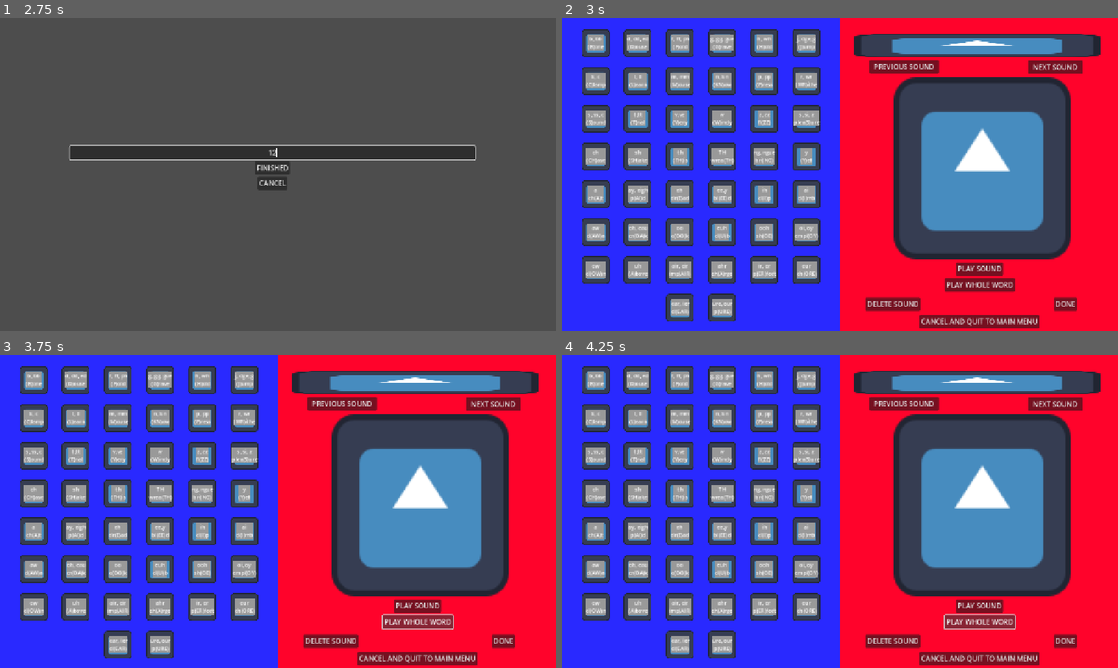
Above: before the commit, frames 1-4 (two rows, left to right).
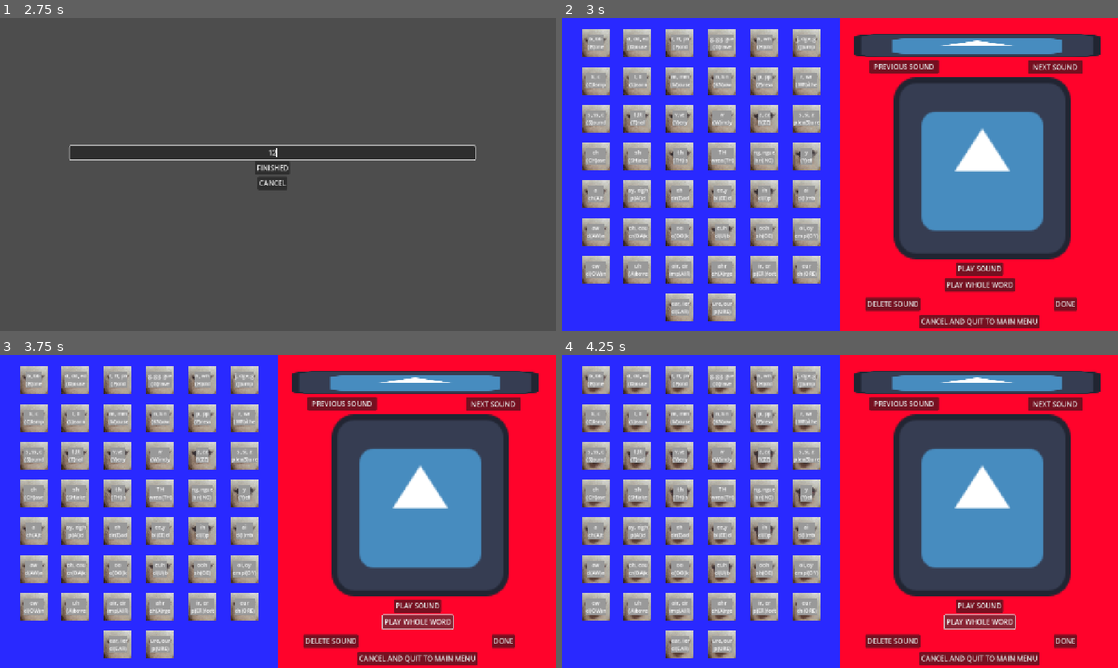
Above: after the commit, the same moments.

Repository: sym-z/phonetic-hangman
Game: Godot game, scene res://scenes/main_menu/main_menu.tscn
Same seed, same stepped clock (60 frames per second), same inputs: the game is played once before the commit and once after it. The project has no main scene, so this scene is started directly. The engine's default icon, where the game draws it, is replaced by a stand-in: a white triangle on a blue panel in a dark square. Sound files missing from this copy of the repository are replaced by a short silence.
Inputs (mouse positions are in pixels of both pictures, inside the frame that each line leads up to):
- Up to frame 1 (2.75 s): click "Decode A Random Message" at 0.5 s; click "Encode A Message" at 1.25 s; click (272, 152) at 2.02 s; type "12" at 2.1 s
- Up to frame 2 (3 s): click "FINISHED" at 2.75 s
- Up to frame 3 (3.75 s): click "PLAY WHOLE WORD" at 3.5 s
- Up to frame 4 (4.25 s): no input

Frame 1 is identical in both runs. In frame 2, 12% of the frame differs, in the area x 3-47%, y 3-97%; in frame 3, 12%; in frame 4, 12%.

Commit message:
SpriteFrame Framework, better window scaling

Diff:
--- /dev/null
+++ b/src/assets/sprite_frames/0-B.tres
@@ -0,0 +1,193 @@
+[gd_resource type="SpriteFrames" load_steps=28 format=3 uid="uid://lwhg6aa22q0b"]
+
+[ext_resource type="Texture2D" uid="uid://c2ujlbxsjyk4w" path="res://assets/0-B-Sheet.png" id="1_7fm8y"]
+
+[sub_resource type="AtlasTexture" id="AtlasTexture_eacn2"]
+atlas = ExtResource("1_7fm8y")
+region = Rect2(0, 0, 323, 225)
+
+[sub_resource type="AtlasTexture" id="AtlasTexture_181jr"]
+atlas = ExtResource("1_7fm8y")
+region = Rect2(323, 0, 323, 225)
+
+[sub_resource type="AtlasTexture" id="AtlasTexture_pmfrk"]
+atlas = ExtResource("1_7fm8y")
+region = Rect2(646, 0, 323, 225)
+
+[sub_resource type="AtlasTexture" id="AtlasTexture_7tkgr"]
+atlas = ExtResource("1_7fm8y")
+region = Rect2(969, 0, 323, 225)
+
+[sub_resource type="AtlasTexture" id="AtlasTexture_xw3hh"]
+atlas = ExtResource("1_7fm8y")
+region = Rect2(1292, 0, 323, 225)
+
+[sub_resource type="AtlasTexture" id="AtlasTexture_eynje"]
+atlas = ExtResource("1_7fm8y")
+region = Rect2(1615, 0, 323, 225)
+
+[sub_resource type="AtlasTexture" id="AtlasTexture_ox01a"]
+atlas = ExtResource("1_7fm8y")
+region = Rect2(1938, 0, 323, 225)
+
+[sub_resource type="AtlasTexture" id="AtlasTexture_pknpo"]
+atlas = ExtResource("1_7fm8y")
+region = Rect2(2261, 0, 323, 225)
+
+[sub_resource type="AtlasTexture" id="AtlasTexture_yo361"]
+atlas = ExtResource("1_7fm8y")
+region = Rect2(2584, 0, 323, 225)
+
+[sub_resource type="AtlasTexture" id="AtlasTexture_po6u5"]
+atlas = ExtResource("1_7fm8y")
+region = Rect2(2907, 0, 323, 225)
+
+[sub_resource type="AtlasTexture" id="AtlasTexture_luq11"]
+atlas = ExtResource("1_7fm8y")
+region = Rect2(3230, 0, 323, 225)
+
+[sub_resource type="AtlasTexture" id="AtlasTexture_kx42w"]
+atlas = ExtResource("1_7fm8y")
+region = Rect2(3553, 0, 323, 225)
+
+[sub_resource type="AtlasTexture" id="AtlasTexture_narpp"]
+atlas = ExtResource("1_7fm8y")
+region = Rect2(3876, 0, 323, 225)
+
+[sub_resource type="AtlasTexture" id="AtlasTexture_j2qnk"]
+atlas = ExtResource("1_7fm8y")
+region = Rect2(4199, 0, 323, 225)
+
+[sub_resource type="AtlasTexture" id="AtlasTexture_s5ewu"]
+atlas = ExtResource("1_7fm8y")
+region = Rect2(4522, 0, 323, 225)
+
+[sub_resource type="AtlasTexture" id="AtlasTexture_3iir8"]
+atlas = ExtResource("1_7fm8y")
+region = Rect2(4845, 0, 323, 225)
+
+[sub_resource type="AtlasTexture" id="AtlasTexture_asehs"]
+atlas = ExtResource("1_7fm8y")
+region = Rect2(5168, 0, 323, 225)
+
+[sub_resource type="AtlasTexture" id="AtlasTexture_6mr84"]
+atlas = ExtResource("1_7fm8y")
+region = Rect2(5491, 0, 323, 225)
+
+[sub_resource type="AtlasTexture" id="AtlasTexture_h6dtn"]
+atlas = ExtResource("1_7fm8y")
+region = Rect2(5814, 0, 323, 225)
+
+[sub_resource type="AtlasTexture" id="AtlasTexture_ktkiu"]
+atlas = ExtResource("1_7fm8y")
+region = Rect2(6137, 0, 323, 225)
+
+[sub_resource type="AtlasTexture" id="AtlasTexture_4umgj"]
+atlas = ExtResource("1_7fm8y")
+region = Rect2(6460, 0, 323, 225)
+
+[sub_resource type="AtlasTexture" id="AtlasTexture_m2gwk"]
+atlas = ExtResource("1_7fm8y")
+region = Rect2(6783, 0, 323, 225)
+
+[sub_resource type="AtlasTexture" id="AtlasTexture_3nfc6"]
+atlas = ExtResource("1_7fm8y")
+region = Rect2(7106, 0, 323, 225)
+
+[sub_resource type="AtlasTexture" id="AtlasTexture_qb3p4"]
+atlas = ExtResource("1_7fm8y")
+region = Rect2(7429, 0, 323, 225)
+
+[sub_resource type="AtlasTexture" id="AtlasTexture_xxieq"]
+atlas = ExtResource("1_7fm8y")
+region = Rect2(7752, 0, 323, 225)
+
+[sub_resource type="AtlasTexture" id="AtlasTexture_ts6gr"]
+atlas = ExtResource("1_7fm8y")
+region = Rect2(8075, 0, 323, 225)
+
+[resource]
+animations = [{
+"frames": [{
+"duration": 1.0,
+"texture": SubResource("AtlasTexture_eacn2")
+}, {
+"duration": 1.0,
+"texture": SubResource("AtlasTexture_181jr")
+}, {
+"duration": 1.0,
+"texture": SubResource("AtlasTexture_pmfrk")
+}, {
+"duration": 1.0,
+"texture": SubResource("AtlasTexture_7tkgr")
+}, {
+"duration": 1.0,
+"texture": SubResource("AtlasTexture_xw3hh")
+}, {
+"duration": 1.0,
+"texture": SubResource("AtlasTexture_eynje")
+}, {
+"duration": 1.0,
+"texture": SubResource("AtlasTexture_ox01a")
+}, {
+"duration": 1.0,
+"texture": SubResource("AtlasTexture_pknpo")
+}, {
+"duration": 1.0,
+"texture": SubResource("AtlasTexture_yo361")
+}, {
+"duration": 1.0,
+"texture": SubResource("AtlasTexture_po6u5")
+}, {
+"duration": 1.0,
+"texture": SubResource("AtlasTexture_luq11")
+}, {
+"duration": 1.0,
+"texture": SubResource("AtlasTexture_kx42w")
+}, {
+"duration": 1.0,
+"texture": SubResource("AtlasTexture_narpp")
+}, {
+"duration": 1.0,
+"texture": SubResource("AtlasTexture_j2qnk")
+}, {
+"duration": 1.0,
+"texture": SubResource("AtlasTexture_s5ewu")
+}, {
+"duration": 1.0,
+"texture": SubResource("AtlasTexture_3iir8")
+}, {
+"duration": 1.0,
+"texture": SubResource("AtlasTexture_asehs")
+}, {
+"duration": 1.0,
+"texture": SubResource("AtlasTexture_6mr84")
+}, {
+"duration": 1.0,
+"texture": SubResource("AtlasTexture_h6dtn")
+}, {
+"duration": 1.0,
+"texture": SubResource("AtlasTexture_ktkiu")
+}, {
+"duration": 1.0,
+"texture": SubResource("AtlasTexture_4umgj")
+}, {
+"duration": 1.0,
+"texture": SubResource("AtlasTexture_m2gwk")
+}, {
+"duration": 1.0,
+"texture": SubResource("AtlasTexture_3nfc6")
+}, {
+"duration": 1.0,
+"texture": SubResource("AtlasTexture_qb3p4")
+}, {
+"duration": 1.0,
+"texture": SubResource("AtlasTexture_xxieq")
+}, {
+"duration": 1.0,
+"texture": SubResource("AtlasTexture_ts6gr")
+}],
+"loop": true,
+"name": &"default",
+"speed": 5.0
+}]
--- a/src/globals/libraries.gd
+++ b/src/globals/libraries.gd
@@ -141,49 +141,49 @@
 	42 : "cl(EAR)",
 	43 : "p(URE)",
 }
-var frame_lib : Dictionary[int,Array] = {
-	0 : [],
-	1 : [],
-	2 : [],
-	3 : [],
-	4 : [],
-	5 : [],
-	6 : [],
-	7 : [],
-	8 : [],
-	9 : [],
-	10 : [],
-	11 : [],
-	12 : [],
-	13 : [],
-	14 : [],
-	15 : [],
-	16 : [],
-	17 : [],
-	18 : [],
-	19 : [],
-	20 : [],
-	21 : [],
-	22 : [],
-	23 : [],
-	24 : [],
-	25 : [],
-	26 : [],
-	27 : [],
-	28 : [],
-	29 : [],
-	30 : [],
-	31 : [],
-	32 : [],
-	33 : [],
-	34 : [],
-	35 : [],
-	36 : [],
-	37 : [],
-	38 : [],
-	39 : [],
-	40 : [],
-	41 : [],
-	42 : [],
-	43 : [],
+var frame_lib : Dictionary[int,SpriteFrames] = {
+	0 : preload("res://assets/sprite_frames/0-B.tres"),
+	1 : preload("res://assets/sprite_frames/0-B.tres"),
+	2 : preload("res://assets/sprite_frames/0-B.tres"),
+	3 : preload("res://assets/sprite_frames/0-B.tres"),
+	4 : preload("res://assets/sprite_frames/0-B.tres"),
+	5 : preload("res://assets/sprite_frames/0-B.tres"),
+	6 : preload("res://assets/sprite_frames/0-B.tres"),
+	7 : preload("res://assets/sprite_frames/0-B.tres"),
+	8 : preload("res://assets/sprite_frames/0-B.tres"),
+	9 : preload("res://assets/sprite_frames/0-B.tres"),
+	10 : preload("res://assets/sprite_frames/0-B.tres"),
+	11 : preload("res://assets/sprite_frames/0-B.tres"),
+	12 : preload("res://assets/sprite_frames/0-B.tres"),
+	13 : preload("res://assets/sprite_frames/0-B.tres"),
+	14 : preload("res://assets/sprite_frames/0-B.tres"),
+	15 : preload("res://assets/sprite_frames/0-B.tres"),
+	16 : preload("res://assets/sprite_frames/0-B.tres"),
+	17 : preload("res://assets/sprite_frames/0-B.tres"),
+	18 : preload("res://assets/sprite_frames/0-B.tres"),
+	19 : preload("res://assets/sprite_frames/0-B.tres"),
+	20 : preload("res://assets/sprite_frames/0-B.tres"),
+	21 : preload("res://assets/sprite_frames/0-B.tres"),
+	22 : preload("res://assets/sprite_frames/0-B.tres"),
+	23 : preload("res://assets/sprite_frames/0-B.tres"),
+	24 : preload("res://assets/sprite_frames/0-B.tres"),
+	25 : preload("res://assets/sprite_frames/0-B.tres"),
+	26 : preload("res://assets/sprite_frames/0-B.tres"),
+	27 : preload("res://assets/sprite_frames/0-B.tres"),
+	28 : preload("res://assets/sprite_frames/0-B.tres"),
+	29 : preload("res://assets/sprite_frames/0-B.tres"),
+	30 : preload("res://assets/sprite_frames/0-B.tres"),
+	31 : preload("res://assets/sprite_frames/0-B.tres"),
+	32 : preload("res://assets/sprite_frames/0-B.tres"),
+	33 : preload("res://assets/sprite_frames/0-B.tres"),
+	34 : preload("res://assets/sprite_frames/0-B.tres"),
+	35 : preload("res://assets/sprite_frames/0-B.tres"),
+	36 : preload("res://assets/sprite_frames/0-B.tres"),
+	37 : preload("res://assets/sprite_frames/0-B.tres"),
+	38 : preload("res://assets/sprite_frames/0-B.tres"),
+	39 : preload("res://assets/sprite_frames/0-B.tres"),
+	40 : preload("res://assets/sprite_frames/0-B.tres"),
+	41 : preload("res://assets/sprite_frames/0-B.tres"),
+	42 : preload("res://assets/sprite_frames/0-B.tres"),
+	43 : preload("res://assets/sprite_frames/0-B.tres"),
 }
--- a/src/prefabs/phoneme_assembler/phoneme_assembler.gd
+++ b/src/prefabs/phoneme_assembler/phoneme_assembler.gd
@@ -20,6 +20,7 @@
 		curr_select.letters = Libraries.letter_lib[i]
 		curr_select.word = Libraries.word_lib[i]
 		curr_select.sound = Libraries.sound_lib[i]
+		curr_select.frames = Libraries.frame_lib[i]
 		container_to_fill.add_child(curr_select)
 
 
--- a/src/prefabs/phoneme_selection/phoneme_selection.gd
+++ b/src/prefabs/phoneme_selection/phoneme_selection.gd
@@ -7,12 +7,13 @@
 @export var add_button : Button
 @export var play_button : Button
 @export var speaker : AudioStreamPlayer
+@export var animation : AnimatedSprite2D
 
 # Initialize these before instantiation
 var letters : String = ""
 var word : String = ""
 var sound : AudioStreamMP3
-
+var frames : SpriteFrames
 signal added
 
 var is_guess : bool = false
@@ -22,6 +23,7 @@
 		letter_representation.text = letters
 		word_example.text = word
 		speaker.stream = sound
+		animation.sprite_frames = frames
 	else:
 		letter_representation.text = "???"
 		word_example.text = "???"
--- a/src/prefabs/phoneme_selection/phoneme_selection.tscn
+++ b/src/prefabs/phoneme_selection/phoneme_selection.tscn
@@ -1,18 +1,7 @@
-[gd_scene load_steps=7 format=3 uid="uid://bjgxtks4ntivg"]
+[gd_scene load_steps=6 format=3 uid="uid://bjgxtks4ntivg"]
 
 [ext_resource type="Script" uid="uid://dnwjtlg0iyy1h" path="res://prefabs/phoneme_selection/phoneme_selection.gd" id="1_mi4rm"]
-[ext_resource type="Texture2D" uid="uid://cveejf37js506" path="res://icon.svg" id="1_o4bd8"]
-
-[sub_resource type="SpriteFrames" id="SpriteFrames_r67pn"]
-animations = [{
-"frames": [{
-"duration": 1.0,
-"texture": ExtResource("1_o4bd8")
-}],
-"loop": true,
-"name": &"default",
-"speed": 5.0
-}]
+[ext_resource type="SpriteFrames" uid="uid://lwhg6aa22q0b" path="res://assets/sprite_frames/0-B.tres" id="2_mi4rm"]
 
 [sub_resource type="StyleBoxFlat" id="StyleBoxFlat_mi4rm"]
 
@@ -21,7 +10,7 @@
 [sub_resource type="RectangleShape2D" id="RectangleShape2D_mi4rm"]
 size = Vector2(64, 63.5)
 
-[node name="Phoneme Selection" type="Control" node_paths=PackedStringArray("letter_representation", "word_example", "add_button", "play_button", "speaker")]
+[node name="Phoneme Selection" type="Control" node_paths=PackedStringArray("letter_representation", "word_example", "add_button", "play_button", "speaker", "animation")]
 custom_minimum_size = Vector2(64, 64)
 layout_mode = 3
 anchor_right = 0.05
@@ -36,6 +25,7 @@
 add_button = NodePath("Tips/Tip Container/Add")
 play_button = NodePath("Tips/Tip Container/Play")
 speaker = NodePath("AudioStreamPlayer")
+animation = NodePath("Animation/AnimatedSprite2D")
 
 [node name="AudioStreamPlayer" type="AudioStreamPlayer" parent="."]
 
@@ -48,8 +38,10 @@
 grow_vertical = 2
 
 [node name="AnimatedSprite2D" type="AnimatedSprite2D" parent="Animation"]
-scale = Vector2(0.5, 0.5)
-sprite_frames = SubResource("SpriteFrames_r67pn")
+scale = Vector2(0.198142, 0.284444)
+sprite_frames = ExtResource("2_mi4rm")
+autoplay = "default"
+frame_progress = 0.224674
 centered = false
 
 [node name="Tips" type="Control" parent="."]
--- a/src/project.godot
+++ b/src/project.godot
@@ -24,6 +24,5 @@
 
 window/size/viewport_width=1280
 window/size/viewport_height=720
-window/size/window_width_override=1280
-window/size/window_height_override=720
+window/size/mode=2
 window/stretch/mode="canvas_items"
--- a/src/scenes/word_guesser/word_guesser.gd
+++ b/src/scenes/word_guesser/word_guesser.gd
@@ -94,7 +94,7 @@
 	speaker.play()
 
 
-
+#TODO: WORK ON HEARING ONLY CORRECT GUESSES
 var playing_guesses : bool = false
 func _on_hear_correct_guesses_pressed() -> void:
 	playing_guesses = true
Binary file added: src/assets/0-B-Sheet.png
Not shown, added: src/assets/0-B-Sheet.png.import
